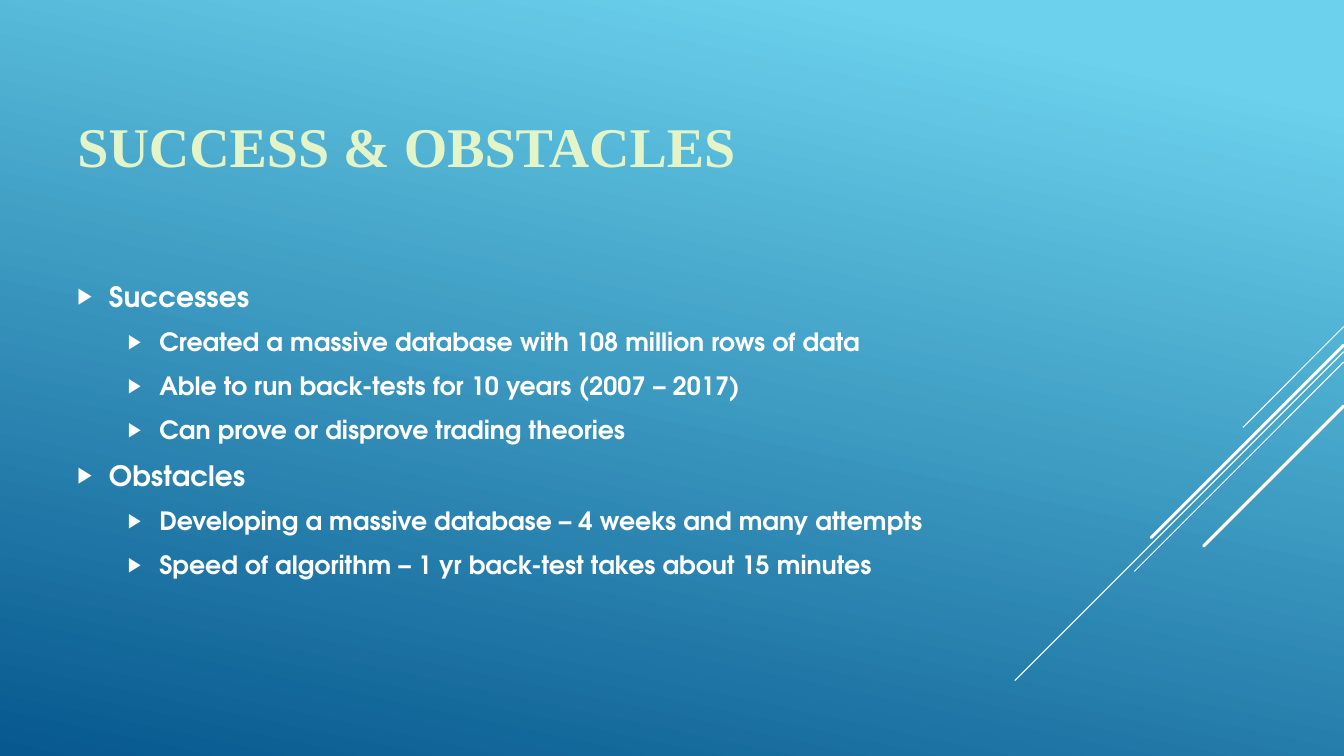
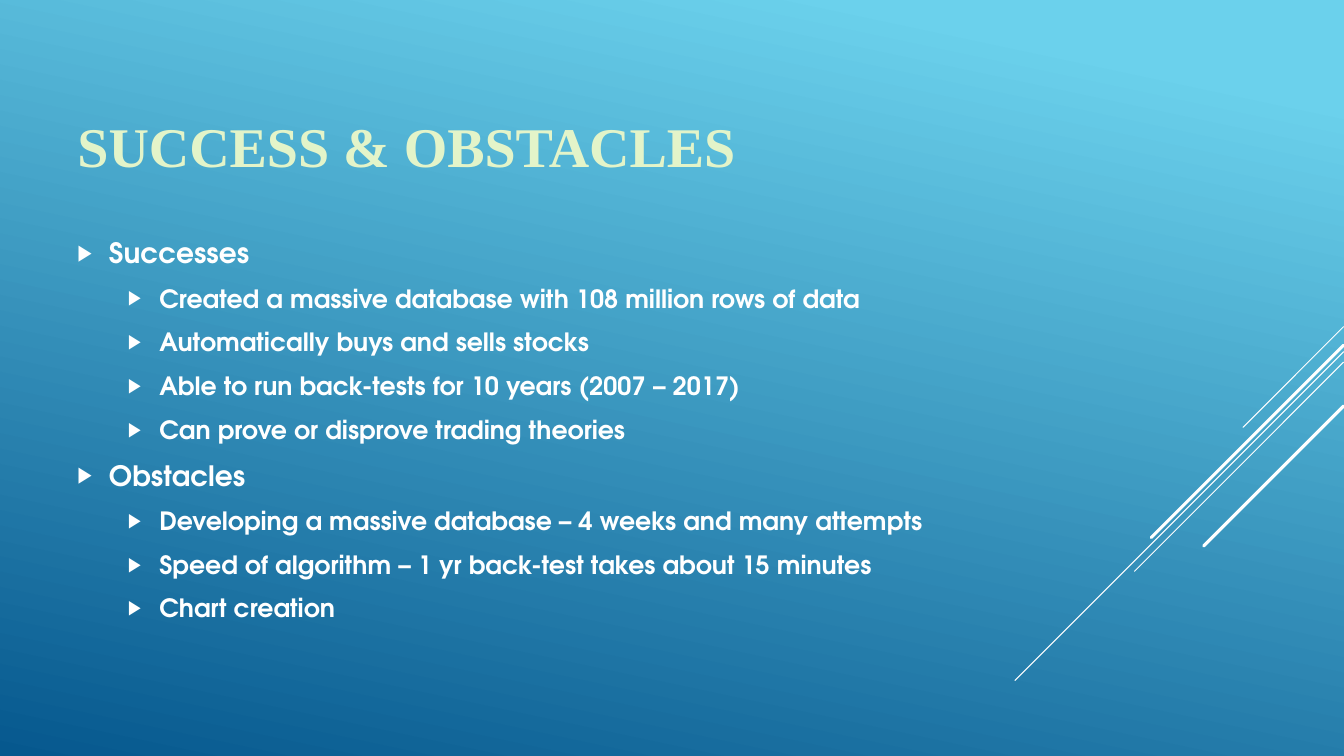
Before and after one commit to shaunc44/custom-trading-algorithms, a slide deck: slide 6 of FinalPresentation.pptx. Drawn at 1344x756 pixels with LibreOffice and Linux fonts; fonts in the diff are those of the drawing. Boxes give left, top, right and bottom in pixels: in the first picture for what was removed or moved away, otherwise in the second. Text is boxed around its words. In the diff, an @@ line names an element or a change of style, - is before the commit and + after.

```diff
--- a/FinalPresentation.pptx
+++ b/FinalPresentation.pptx
@@ text at box(159, 331, 589, 356): paragraph added @@
+  ▶ Automatically buys and sells stocks
@@ text at box(159, 597, 335, 618): paragraph added @@
+  ▶ Chart creation
```
Also in this commit, not shown: 5 other slides changed, 1 slide added, 2 other files.
